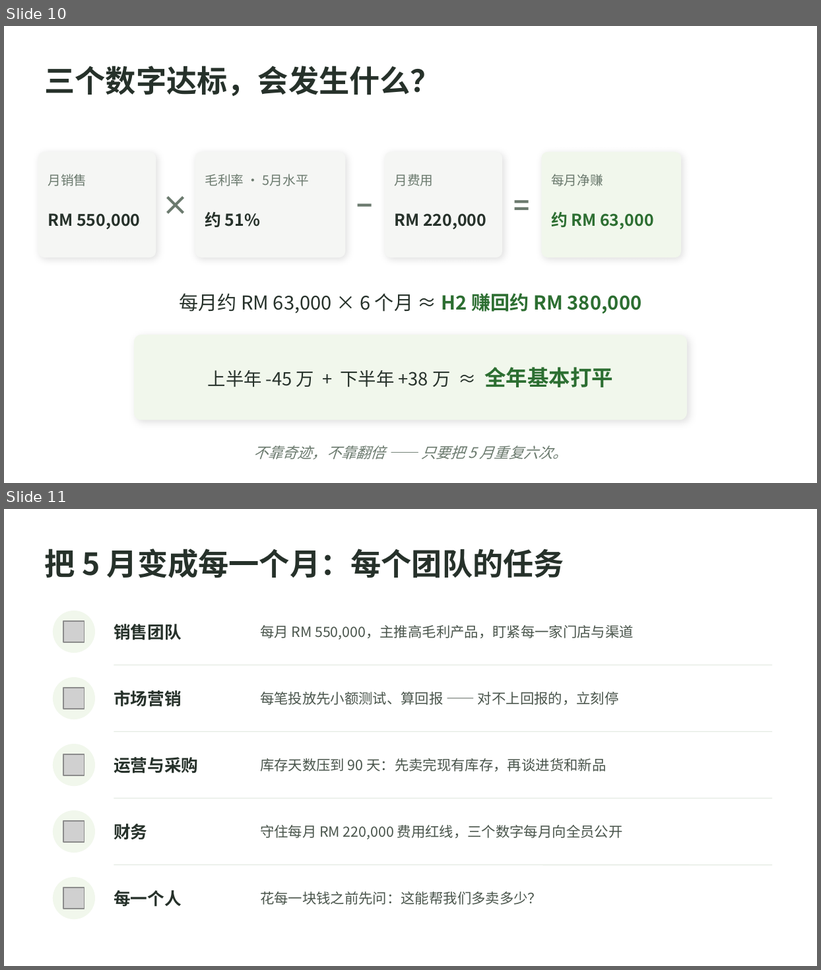
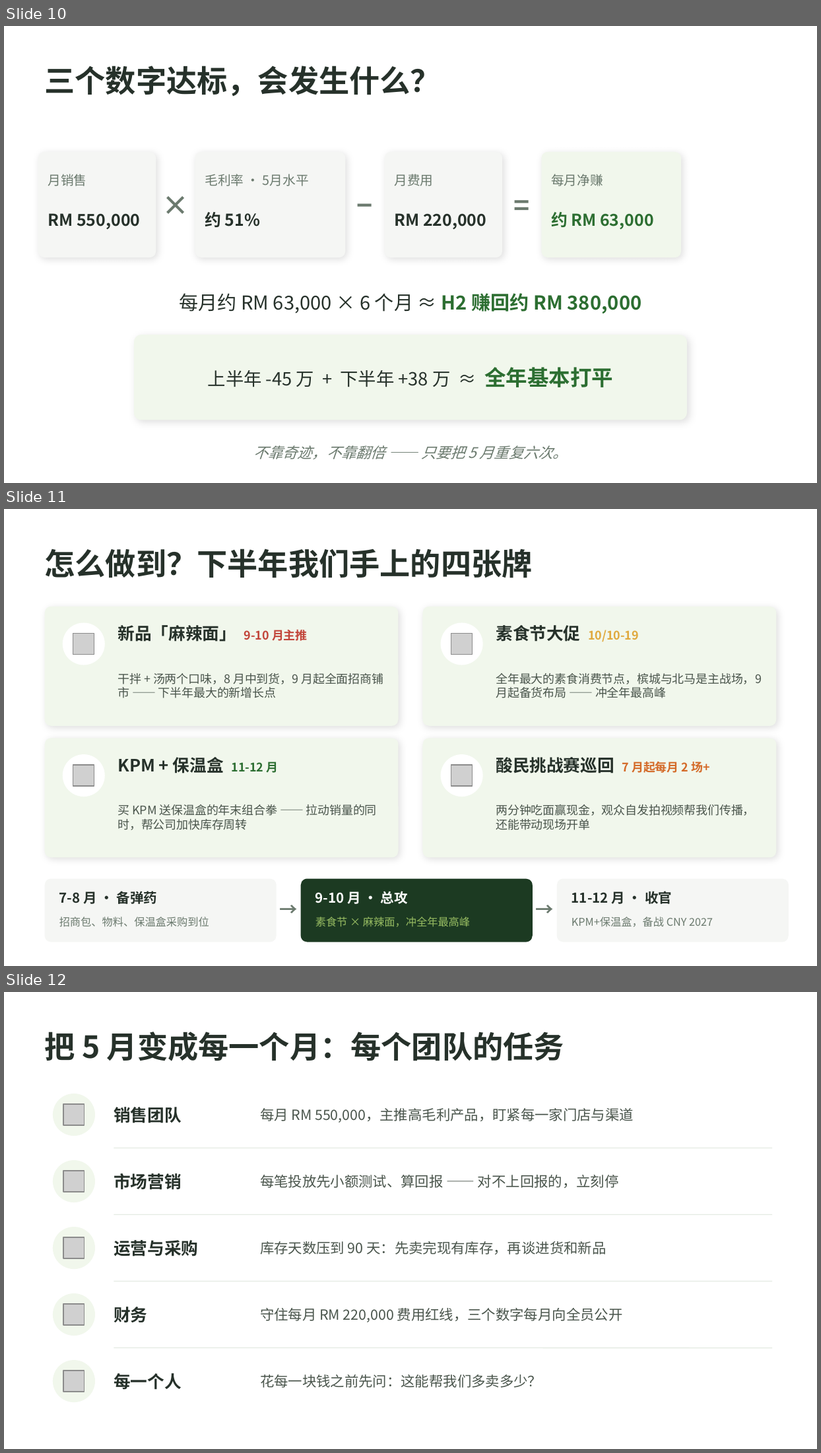
Before and after one commit to VegeOng/promo-traker, a slide deck: MamaVege_2026上半年业绩报告.pptx. Shown one above the other, each under a label of ours: slides 10 and 11 before the commit, slides 10, 11 and 12 after it. The pictures are 821x970 and 821x1453 pixels, drawn with LibreOffice and Linux fonts; fonts in the diff are those of the drawing; grey boxes stand for pictures. Boxes give left, top, right and bottom in pixels: in the first picture for what was removed or moved away, otherwise in the second. Text is boxed around its words. In the diff, an @@ line names an element or a change of style, - is before the commit and + after.

```diff
--- a/MamaVege_2026上半年业绩报告.pptx
+++ b/MamaVege_2026上半年业绩报告.pptx
@@ slide 11 added at (4, 509, 817, 966), background #FFFFFF @@
@@ text added at (45, 549, 533, 578), 27 pt, text #26312A, bold @@
+怎么做到？下半年我们手上的四张牌
@@ rounded rectangle added at (45, 607, 399, 726), fill #F1F7EC @@
@@ rounded rectangle added at (422, 607, 776, 726), fill #F1F7EC @@
@@ ellipse added at (63, 623, 105, 665), fill #FFFFFF @@
@@ text added at (118, 625, 308, 642), 15 pt, text #26312A, bold @@
+新品「麻辣面」 9-10 月主推
@@ ellipse added at (441, 623, 483, 665), fill #FFFFFF @@
@@ text added at (496, 625, 639, 642), 10.5 pt, text #E0A93E, bold @@
+素食节大促 10/10-19
@@ picture added at (73, 633, 94, 655) @@
@@ picture added at (451, 633, 473, 655) @@
@@ text added at (118, 673, 384, 698), 10.5 pt, text #4A554C @@
+干拌 + 汤两个口味，8 月中到货，9 月起全面招商铺市 —— 下半年最大的新增长点
@@ text added at (496, 673, 762, 698), 10.5 pt, text #4A554C @@
+全年最大的素食消费节点，槟城与北马是主战场，9 月起备货布局 —— 冲全年最高峰
@@ rounded rectangle added at (45, 738, 399, 858), fill #F1F7EC @@
@@ rounded rectangle added at (422, 738, 776, 858), fill #F1F7EC @@
@@ ellipse added at (63, 755, 105, 797), fill #FFFFFF @@
@@ picture added at (73, 765, 94, 786) @@
@@ text added at (118, 757, 278, 774), 15 pt, text #26312A, bold @@
+KPM + 保温盒 11-12 月
@@ ellipse added at (441, 755, 483, 797), fill #FFFFFF @@
@@ picture added at (451, 765, 473, 786) @@
@@ text added at (496, 757, 710, 774), 10.5 pt, text #D46A28, bold @@
+酸民挑战赛巡回 7 月起每月 2 场+
@@ text added at (118, 805, 377, 830), 10.5 pt, text #4A554C @@
+买 KPM 送保温盒的年末组合拳 —— 拉动销量的同时，帮公司加快库存周转
@@ text added at (496, 805, 754, 830), 10.5 pt, text #4A554C @@
+两分钟吃面赢现金，观众自发拍视频帮我们传播，还能带动现场开单
@@ rounded rectangle added at (45, 879, 277, 943), fill #F5F6F4 @@
@@ rounded rectangle added at (301, 879, 533, 943), fill #1C3A22 @@
@@ rounded rectangle added at (557, 879, 789, 943), fill #F5F6F4 @@
@@ text added at (59, 891, 158, 904), 12 pt, text #26312A, bold @@
+7-8 月 · 备弹药
@@ text added at (273, 891, 305, 927), 16 pt, text #6B7A6E, bold @@
+→
@@ text added at (316, 891, 408, 904), 12 pt, text #FFFFFF, bold @@
+9-10 月 · 总攻
@@ text added at (529, 891, 561, 927), 16 pt, text #6B7A6E, bold @@
+→
@@ text added at (572, 891, 672, 904), 12 pt, text #26312A, bold @@
+11-12 月 · 收官
@@ text added at (59, 917, 209, 927), 9.5 pt, text #6B7A6E @@
+招商包、物料、保温盒采购到位
@@ text added at (316, 917, 470, 927), 9.5 pt, text #97BC62 @@
+素食节 × 麻辣面，冲全年最高峰
@@ text added at (572, 917, 713, 927), 9.5 pt, text #6B7A6E @@
+KPM+保温盒，备战 CNY 2027
@@ what was slide 11 is now slide 12 @@
```
Also in this commit, not shown: 1 other file.
